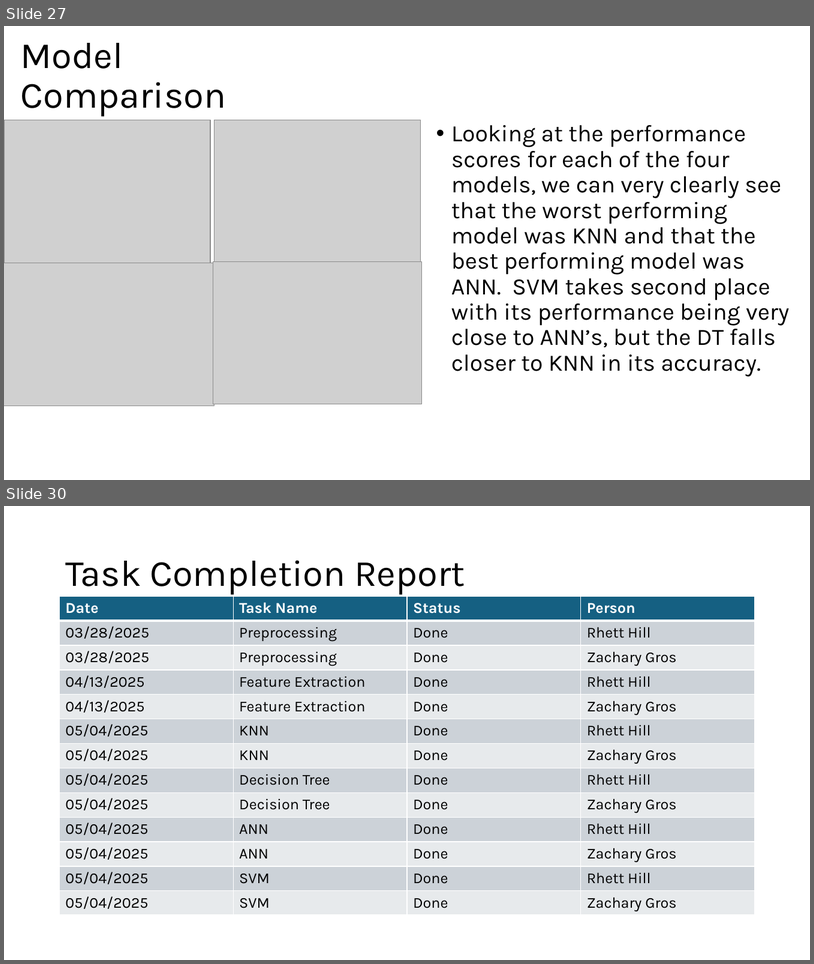
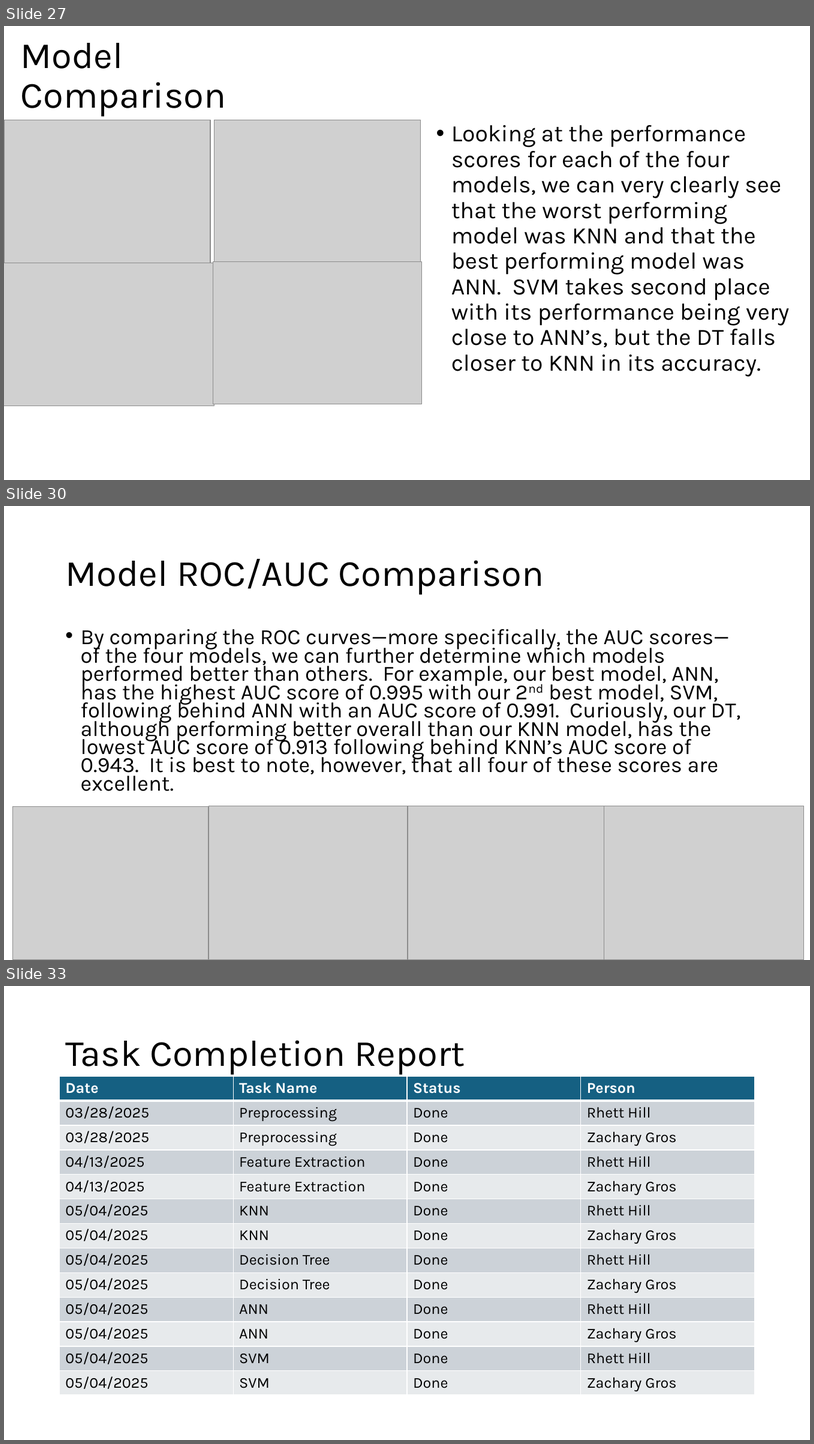
Before and after one commit to RhettHill/Cmps-4700-Project, a slide deck: ChatBLT_ProjectReport.pptx. Shown one above the other, each under a label of ours: slides 27 and 30 before the commit, slides 27, 30 and 33 after it; the slides between them are not shown. The pictures are 814x964 and 814x1444 pixels, drawn with LibreOffice and Linux fonts; fonts in the diff are those of the drawing; grey boxes stand for pictures. Boxes give left, top, right and bottom in pixels: in the first picture for what was removed or moved away, otherwise in the second. Text is boxed around its words. In the diff, an @@ line names an element or a change of style, - is before the commit and + after.

```diff
--- a/ChatBLT_ProjectReport.pptx
+++ b/ChatBLT_ProjectReport.pptx
@@ slide 30 added at bbox=[4, 506, 810, 960], background #FFFFFF @@
@@ title added at bbox=[65, 559, 545, 595], 44 pt, text #000000 @@
+Model ROC/AUC Comparison
@@ text added at bbox=[81, 629, 741, 791], 25.9 pt, text #000000 @@
+• By comparing the ROC curves—more specifically, the AUC scores—of the four models, we can further determine which models performed better than others. For example, our best model, ANN, has the highest AUC score of 0.995 with our 2nd best model, SVM, following behind ANN with an AUC score of 0.991. Curiously, our DT, although performing better overall than our KNN model, has the lowest AUC score of 0.913 following behind KNN’s AUC score of 0.943. It is best to note, however, that all four of these scores are excellent.
@@ picture added at bbox=[12, 806, 209, 960] @@
@@ picture added at bbox=[209, 806, 408, 960] @@
@@ picture added at bbox=[408, 806, 605, 960] @@
@@ picture added at bbox=[604, 806, 804, 960] @@
@@ what was slide 30 is now slide 33 @@
```
Also in this commit, not shown: 4 slides changed, 2 other slides added, 2 other files.
